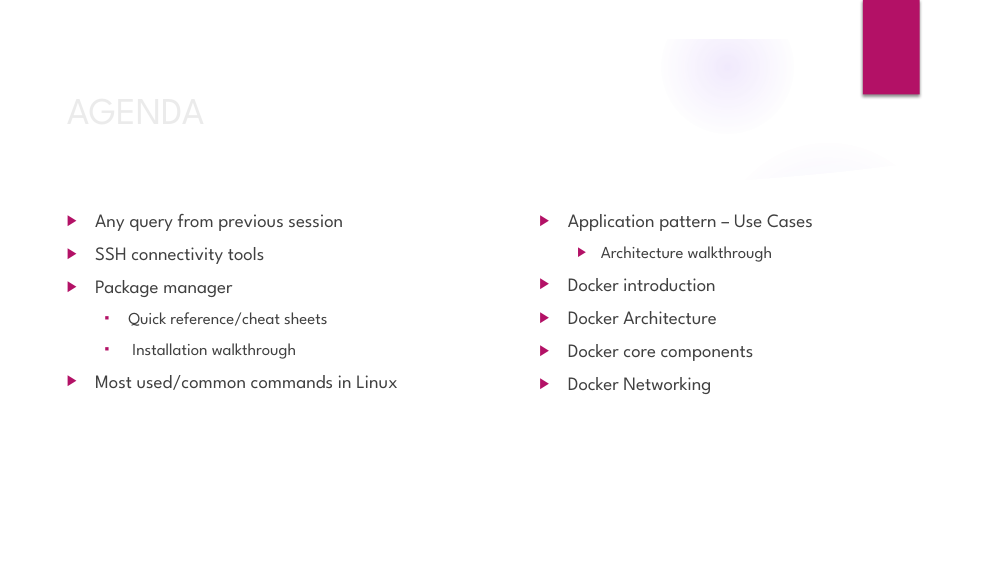
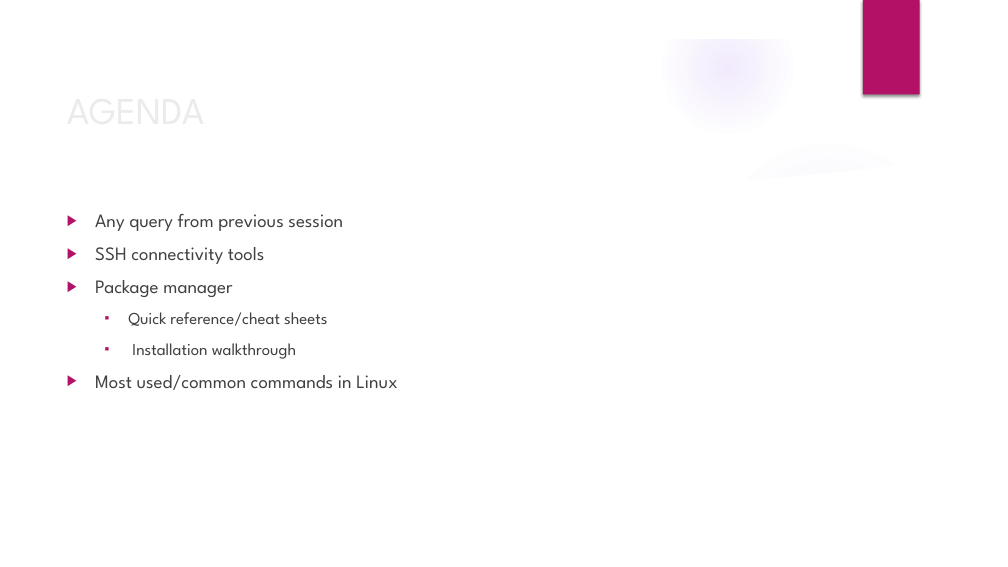
Before and after one commit to deepkumartraining/docker-k8s-April23, a slide deck: slide 2 of Day3/DockerAndKubernetes_Training-day3.pptx. Drawn at 1008x567 pixels with LibreOffice and Linux fonts; fonts in the diff are those of the drawing; background and template pictures are left out. Boxes give left, top, right and bottom in pixels: in the first picture for what was removed or moved away, otherwise in the second. Text is boxed around its words. In the diff, an @@ line names an element or a change of style, - is before the commit and + after.

Commit message:
Day4 PPT update

```diff
--- a/Day3/DockerAndKubernetes_Training-day3.pptx
+++ b/Day3/DockerAndKubernetes_Training-day3.pptx
@@ text removed at (568,214,813,394) @@
-▶ Application pattern – Use Cases
-  ▶ Architecture walkthrough
-▶ Docker introduction
-▶ Docker Architecture
-▶ Docker core components
-▶ Docker Networking
```
Also in this commit, not shown: 1 other slide changed, 12 slides removed, 3 other files.
